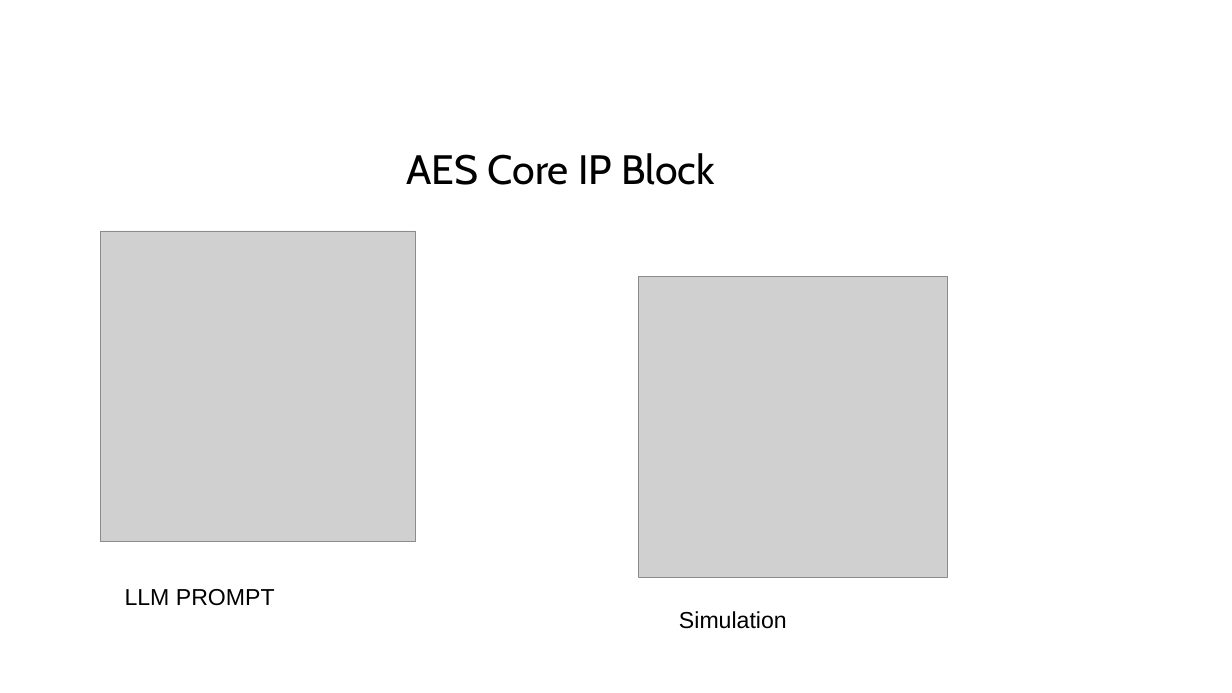
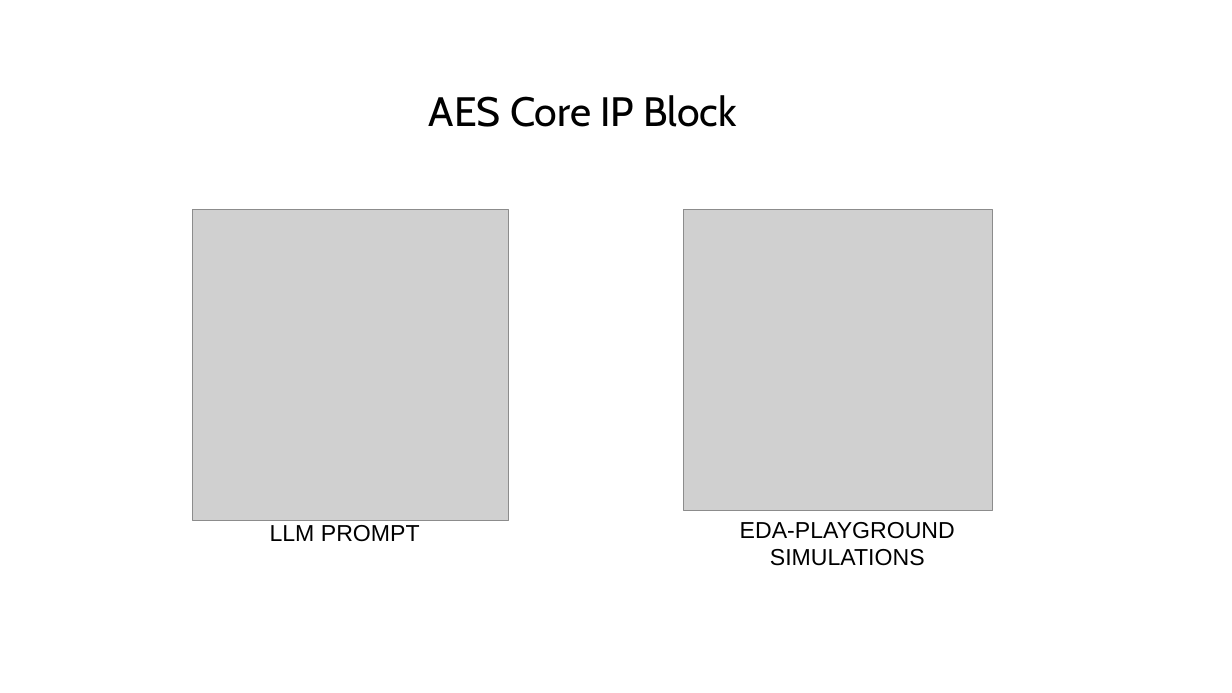
Before and after one commit to Lefteris-B/2024-CSAW, a slide deck: slide 22 of presentations/CSAW_2024_second_stage.pptx. Drawn at 1232x693 pixels with LibreOffice and Linux fonts; fonts in the diff are those of the drawing; grey boxes stand for pictures. Boxes give left, top, right and bottom in pixels: in the first picture for what was removed or moved away, otherwise in the second. Text is boxed around its words. In the diff, an @@ line names an element or a change of style, - is before the commit and + after.

```diff
--- a/presentations/CSAW_2024_second_stage.pptx
+++ b/presentations/CSAW_2024_second_stage.pptx
@@ text "AES Core IP Block": place and size @@
-text "AES Core IP Block" at bbox=[406, 153, 714, 185]
+text "AES Core IP Block" at bbox=[429, 95, 737, 127]
@@ picture: place and size @@
-picture at bbox=[100, 231, 416, 542]
+picture at bbox=[192, 210, 508, 520]
@@ picture: place and size @@
-picture at bbox=[639, 276, 947, 578]
+picture at bbox=[684, 210, 993, 511]
@@ text "LLM PROMPT": place and size @@
-text "LLM PROMPT" at bbox=[125, 589, 275, 606]
+text "LLM PROMPT" at bbox=[270, 525, 420, 542]
@@ text at bbox=[740, 522, 955, 566]: text changed @@
-Simulation
+EDA-PLAYGROUND
+SIMULATIONS
```
Also in this commit, not shown: 2 other slides changed, 2 other files.
